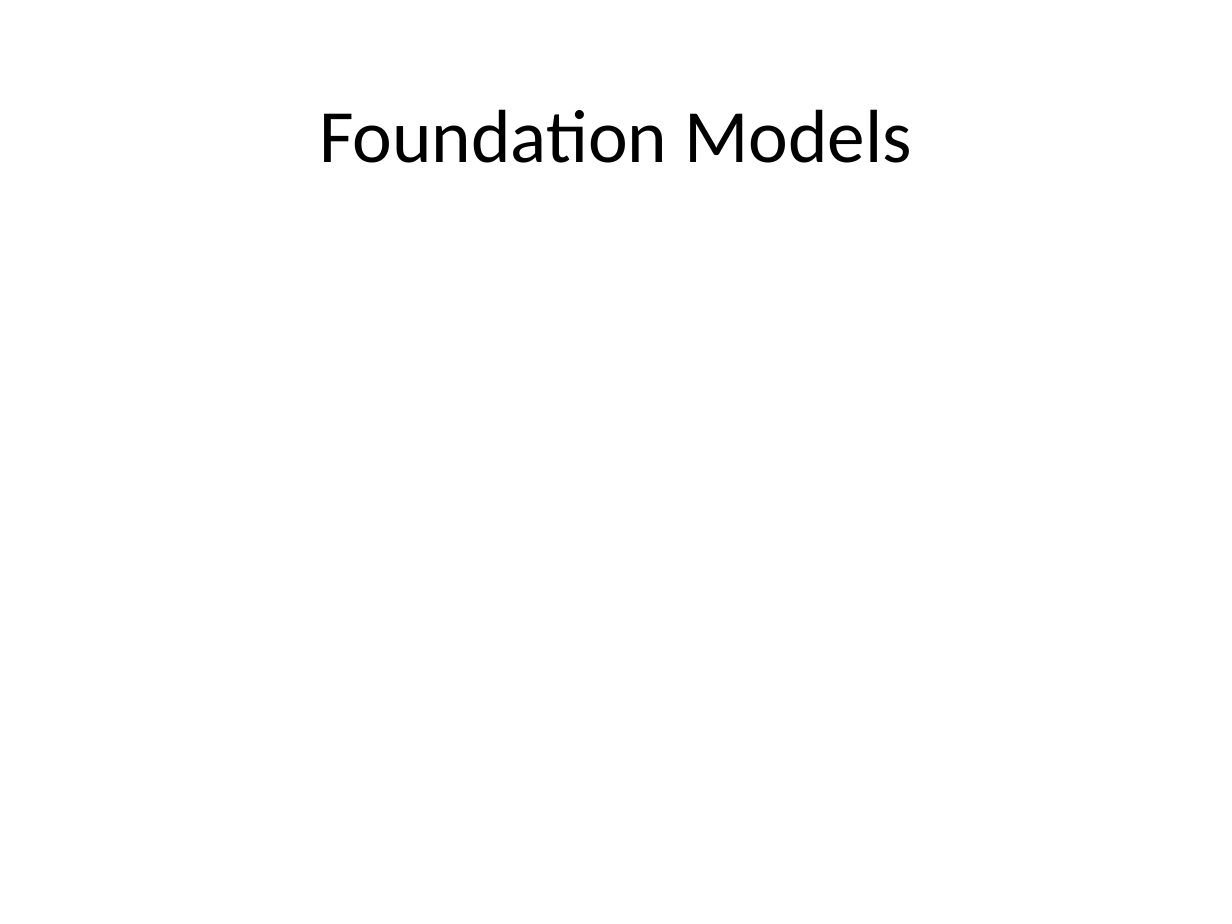
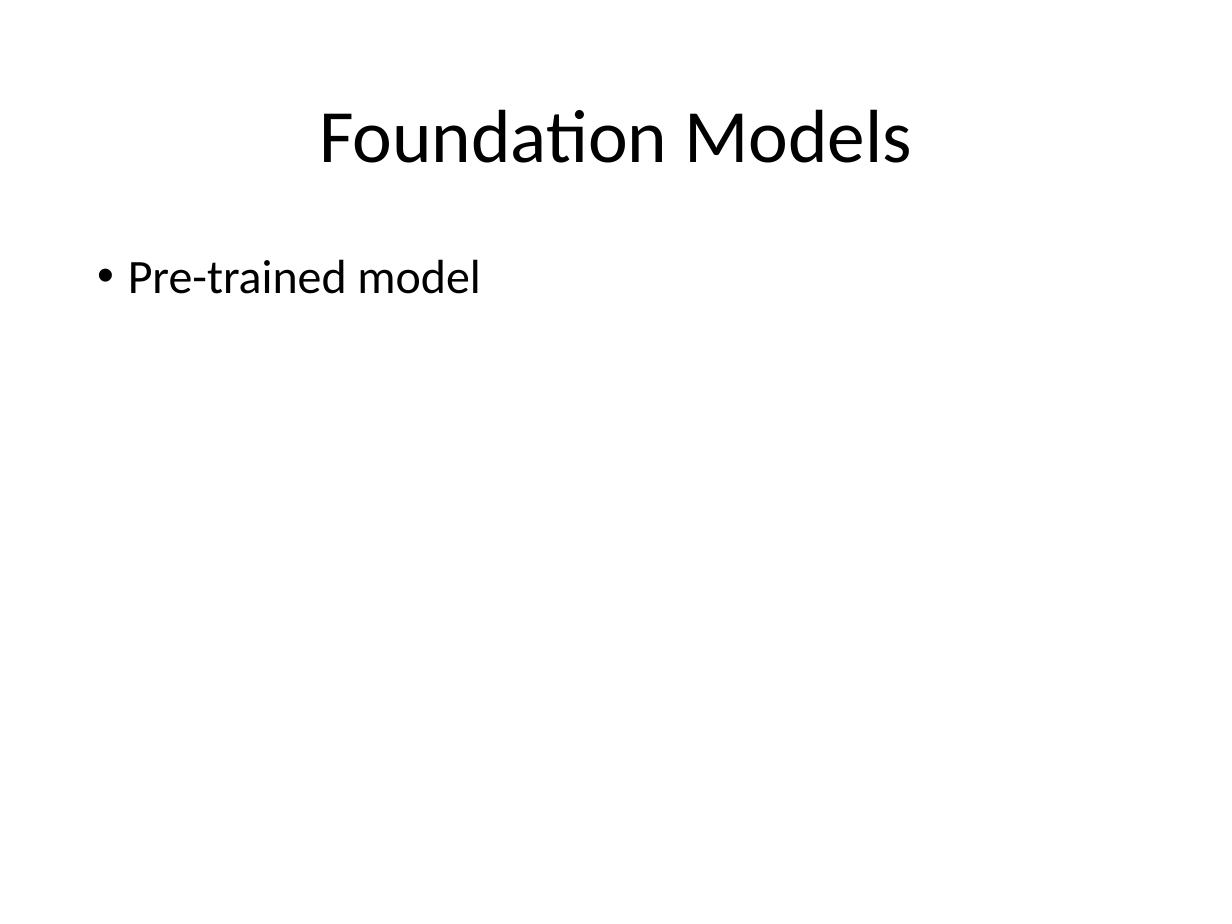
Before and after one commit to look4pritam/LargeLanguageModels, a slide deck: slide 9 of Presentations/LargeLanguageModels.pptx. Drawn at 1232x924 pixels with LibreOffice and Linux fonts; fonts in the diff are those of the drawing. Boxes give left, top, right and bottom in pixels: in the first picture for what was removed or moved away, otherwise in the second. Text is boxed around its words. In the diff, an @@ line names an element or a change of style, - is before the commit and + after.

```diff
--- a/Presentations/LargeLanguageModels.pptx
+++ b/Presentations/LargeLanguageModels.pptx
@@ text added at <box>128,259,480,294</box>, 28 pt, text #000000 @@
+• Pre-trained model
```
Also in this commit, not shown: 1 other slide changed, 3 slides added, 1 slide removed.
